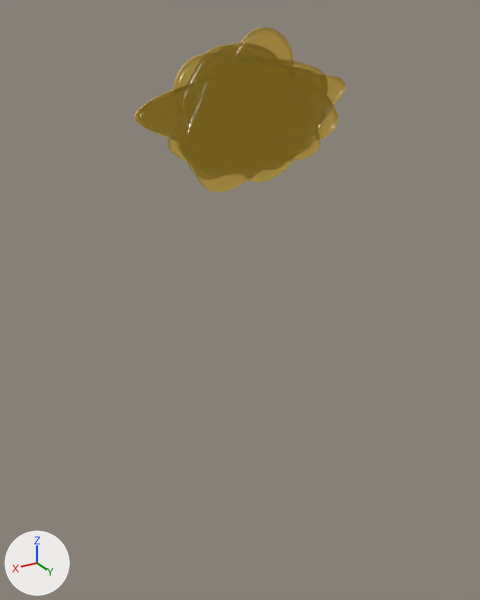
An edit to the Blender file src/game/models/enemies/latch-slug/latch-slug-splat.blend, drawn before and after from the same camera.
Both versions are drawn from a 50 mm camera at (2.47, 3.97, 0.64) aimed at (-0.01, -0.17, -1.43). The lights are fixed; the arrows at lower left show +X, +Y and +Z. The picture after the commit comes second.

Objects in the first picture: 'Slug adhesive variant 0', 'Slug adhesive variant 1', 'Slug adhesive variant 2', 'Slug adhesive variant 3', 'Slug adhesive variant 4', 'Slug adhesive variant 5'.
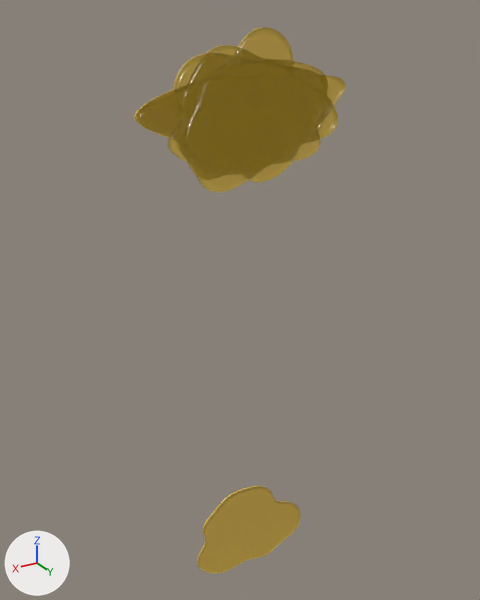
The newer file adds a shape key; the second version is drawn at full value of the shape key 'Complete downward runoff' of 'Slug adhesive variant 5', and the change is written as the vertex moves it makes.

Location of each change, (x1, y1, x2, y2) in pixels of the pictures (480 x 600 px):
'Slug adhesive variant 5', moved
    before: (185, 43, 318, 173)
    after: (197, 486, 300, 574)

What the commit changed:
me_adhesive_outline_5 is used by ob_slug_adhesive_variant_5; location (0.0, 0.0, 0.0).
me_adhesive_outline_5 had 4610 vertices, 4800 faces and spanned x -0.575..0.516, y -0.09..0.008, z -0.393..0.464.
me_adhesive_outline_5 now has 4610 vertices, 4800 faces and spans x -0.575..0.516, y -0.09..0.008, z -3.993..-3.136.
me_adhesive_outline_5 part 1: the whole mesh is moved by (0.0, 0.0, -3.6).
